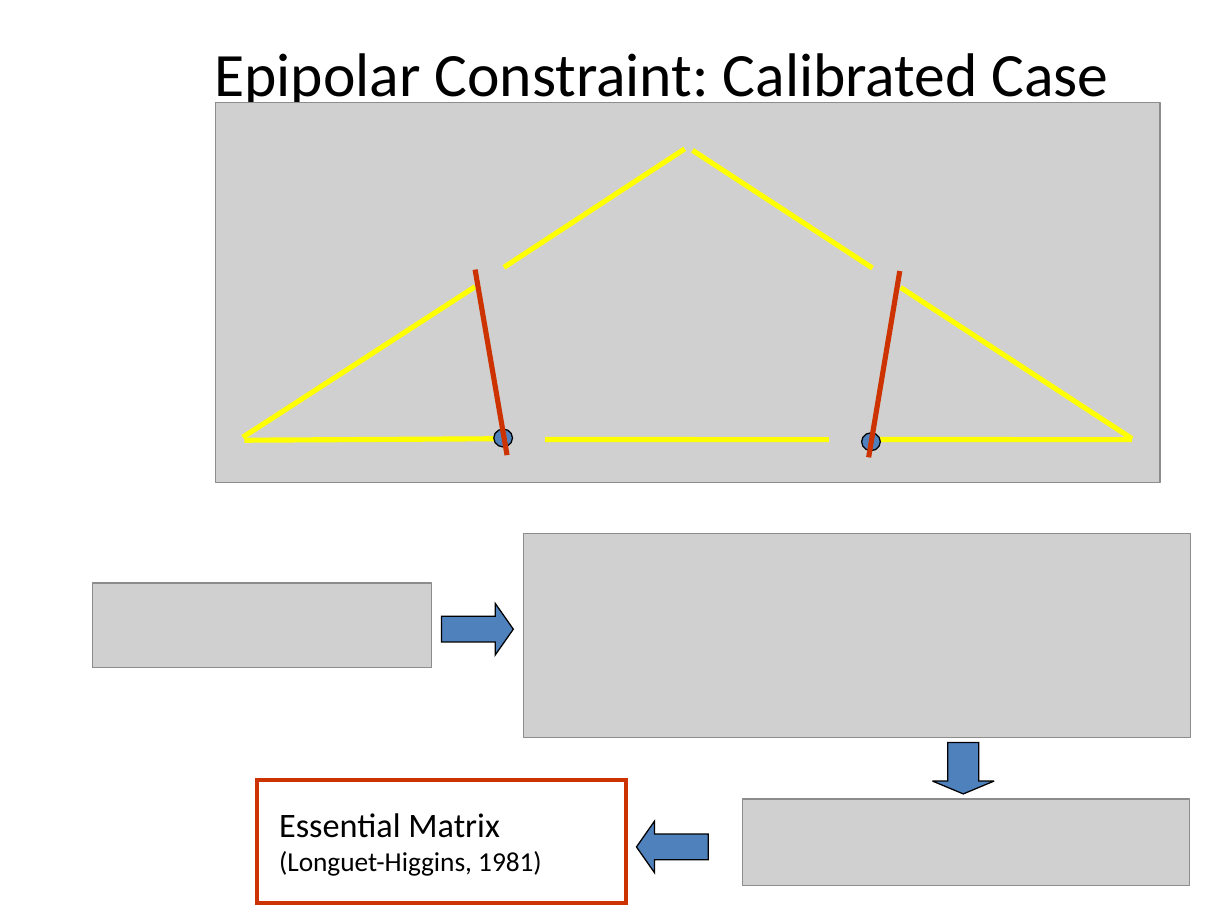
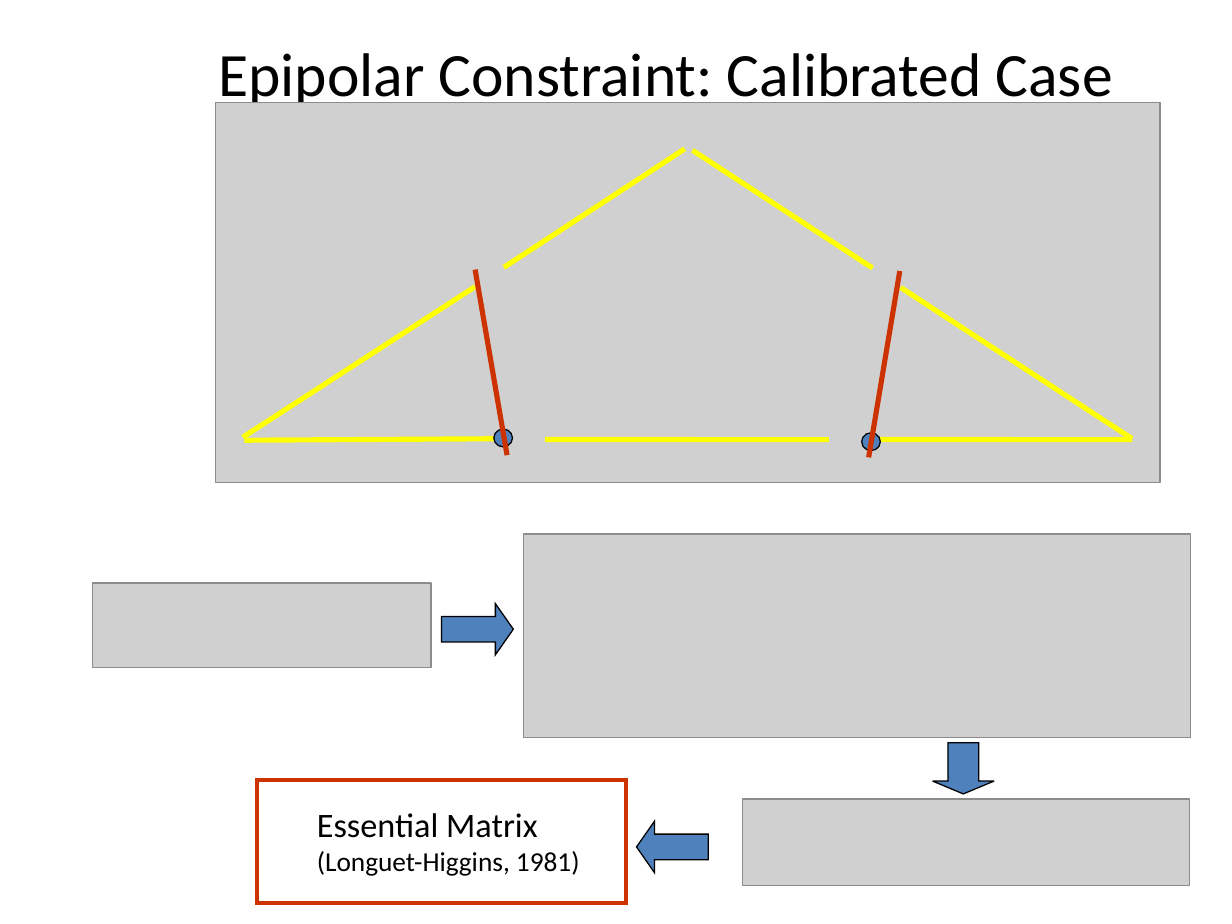
Before and after one commit to Mitanshk01/MR_Endsem, a slide deck: slide 33 of 02_mvg/01_8PointAlgo.pptx. Drawn at 1232x924 pixels with LibreOffice and Linux fonts; fonts in the diff are those of the drawing; grey boxes stand for pictures. Boxes give left, top, right and bottom in pixels: in the first picture for what was removed or moved away, otherwise in the second. Text is boxed around its words. In the diff, an @@ line names an element or a change of style, - is before the commit and + after.

```diff
--- a/02_mvg/01_8PointAlgo.pptx
+++ b/02_mvg/01_8PointAlgo.pptx
@@ text "Epipolar Constraint: Calibrated Case": place and size @@
-text "Epipolar Constraint: Calibrated Case" at (214, 53, 1109, 111)
+text "Epipolar Constraint: Calibrated Case" at (218, 53, 1113, 111)
@@ text "Essential Matrix": place and size @@
-text "Essential Matrix" at (279, 813, 542, 876)
+text "Essential Matrix" at (317, 813, 580, 876)
```
Also in this commit, not shown: 13 other slides changed, 3 other files.
